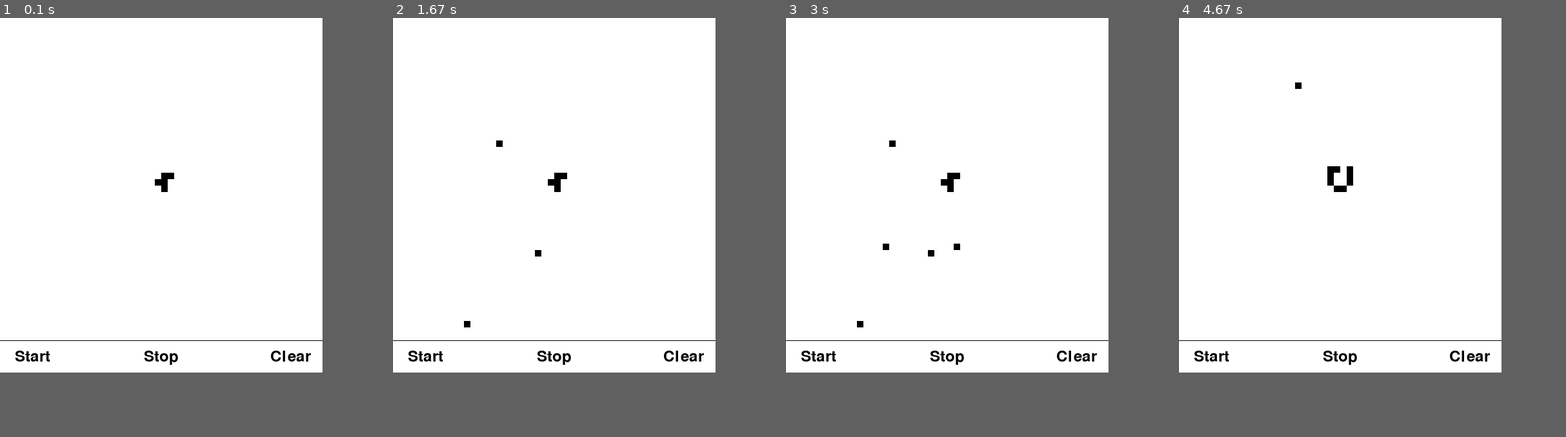
Above: before the commit, frames 1-4 (left to right).
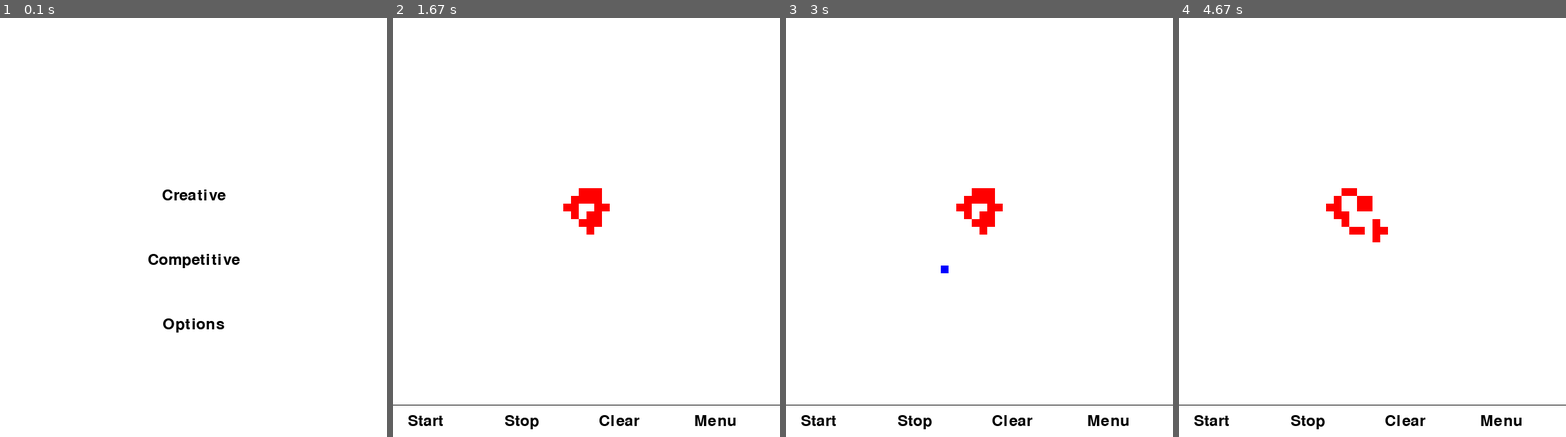
Above: after the commit, the same moments.

Repository: merdey/Daily-Git
Game: pygame game, started from Pygame/game of life.py
Same seed, same stepped clock (60 frames per second), same inputs: the game is played once before the commit and once after it.
Inputs (mouse positions are in pixels of both pictures, inside the frame that each line leads up to):
- Up to frame 1 (0.1 s): no input
- Up to frame 2 (1.67 s): press the mouse at (586, 193) at 0.37 s; move the mouse to (524, 261) at 0.47 s; release the mouse at (466, 323) at 0.6 s; press the mouse at (423, 420) at 0.7 s; move the mouse to (478, 336) at 0.8 s; release the mouse at (536, 256) at 0.93 s; click (497, 143) at 1.2 s; press the mouse at (520, 420) at 1.5 s; move the mouse to (540, 336) at 1.6 s
- Up to frame 3 (3 s): release the mouse at (956, 248) at 1.73 s; press the mouse at (1107, 420) at 1.9 s; move the mouse to (994, 332) at 2 s; release the mouse at (886, 244) at 2.13 s; press the mouse at (979, 261) at 2.3 s; move the mouse to (933, 323) at 2.4 s; release the mouse at (886, 386) at 2.53 s; right-click (940, 265) at 2.8 s
- Up to frame 4 (4.67 s): click "Start" at 3.2 s; press the mouse at (1500, 420) at 3.5 s; move the mouse to (1426, 386) at 3.6 s; release the mouse at (1349, 357) at 3.73 s; press the mouse at (1372, 323) at 3.9 s; move the mouse to (1333, 202) at 4 s; release the mouse at (1298, 85) at 4.13 s; press the mouse at (1372, 193) at 4.3 s; move the mouse to (1349, 181) at 4.4 s; release the mouse at (1329, 168) at 4.53 s
In our replay, the window is 500x550 before the commit and 600x650 after it. These sizes can differ from the game's own. Grey fills any space a smaller window leaves; there, only what the larger window draws over its background counts as a difference.

The runs differ from the first frame. In frame 1, 1.4% of the frame differs, in the area x 0-84%, y 36-83%; in frame 2, 2.1%; in frame 3, 2.2%, in the area x 0-100%, y 29-99%; in frame 4, 2.2%.

Commit message:
Added simple menu screen

Diff:
--- a/Pygame/game of life.py
+++ b/Pygame/game of life.py
@@ -5,8 +5,8 @@
 
 #game settings
 FPS = 10
-WINDOW_WIDTH = 500
-WINDOW_HEIGHT = 550
+WINDOW_WIDTH = 600
+WINDOW_HEIGHT = 650
 BUTTON_BAR_HEIGHT = 50
 GRID_WIDTH = WINDOW_WIDTH
 GRID_HEIGHT = WINDOW_HEIGHT - BUTTON_BAR_HEIGHT
@@ -20,7 +20,11 @@
 #colors (R, G, B)
 BLACK = (0, 0, 0)
 WHITE = (255, 255, 255)
-
+RED = (255, 0, 0)
+BLUE = (0, 0, 255)
+
+PLAYER1_COLOR = RED
+PLAYER2_COLOR = BLUE
 TEXT_COLOR = BLACK
 
 FPSCLOCK = pygame.time.Clock()
@@ -28,7 +32,7 @@
 DISPLAY_SURFACE = pygame.display.set_mode((WINDOW_WIDTH, WINDOW_HEIGHT))
 pygame.display.set_caption("Conway's Game of Life")
 
-
+mode = 'competitive'
 status = 'stopped'
 grid = []
 for i in range(GRID_ROWS):
@@ -36,23 +40,29 @@
     for j in range(GRID_COLS):
         grid[i].append(0)
 
-def main():
+def gameLoop():
     buttons = []
     start_button = Button(50, GRID_HEIGHT + 25, 100, 100, "Start", start)
     buttons.append(start_button)
-    stop_button = Button(250, GRID_HEIGHT + 25, 100, 100, "Stop", stop)
+    stop_button = Button(200, GRID_HEIGHT + 25, 100, 100, "Stop", stop)
     buttons.append(stop_button)
-    clear_button = Button(450, GRID_HEIGHT + 25, 100, 100, "Clear", clear)
+    clear_button = Button(350, GRID_HEIGHT + 25, 100, 100, "Clear", clear)
     buttons.append(clear_button)
-
-    spawnRPentomino(25, 25)
+    menu_button = Button(500, GRID_HEIGHT + 25, 100, 100, "Menu", menuScreen)
+    buttons.append(menu_button)
+
+    if mode == 'creative':
+        spawnRPentomino(25, 25)
     while True:
         for event in pygame.event.get():
-            if event.type == pygame.MOUSEBUTTONUP:
+            if event.type == pygame.MOUSEBUTTONDOWN:
                 pos = pygame.mouse.get_pos()
                 cell = determineCellClick(pos[0], pos[1])
                 if cell:
-                    cellToggle(cell[0], cell[1])
+                    player = 'player1'
+                    if event.button == 3 and mode == 'competitive':
+                        player = 'player2'
+                    cellToggle(cell[0], cell[1], player)
                 else:
                     for button in buttons:
                         if button.hitbox().collidepoint(pos):
@@ -74,11 +84,43 @@
         pygame.display.update()
         FPSCLOCK.tick(FPS)
 
+def menuScreen():
+    buttons = []
+    #still looking for a better way to not repeat myself with newCreative() and newCompetitive()
+    creative_button = Button(300, GRID_HEIGHT - 325, 100, 100, "Creative", newCreativeGame)
+    buttons.append(creative_button)
+    competitive_button = Button(300, GRID_HEIGHT - 225, 100, 100, "Competitive", newCompetitiveGame)
+    buttons.append(competitive_button)
+    options_button = Button(300, GRID_HEIGHT - 125, 100, 100, "Options", optionsMenu)
+    buttons.append(options_button)
+
+    while True:
+        for event in pygame.event.get():
+            if event.type == pygame.MOUSEBUTTONDOWN:
+                pos = pygame.mouse.get_pos()
+                for button in buttons:
+                    if button.hitbox().collidepoint(pos):
+                        button.clicked()
+            if event.type == QUIT:
+                pygame.quit()
+                sys.exit()
+
+        DISPLAY_SURFACE.fill(WHITE)
+
+        for button in buttons:
+            button.draw()
+
+        pygame.display.update()
+        FPSCLOCK.tick(FPS)
+
 def drawTile(x, y):
     if grid[y][x]:
+        if grid[y][x] == 1:
+            color = PLAYER1_COLOR
+        else:
+            color = PLAYER2_COLOR
         top_left = [x * BLOCK_WIDTH, y  * BLOCK_HEIGHT]
         rect = (top_left[0], top_left[1], BLOCK_WIDTH, BLOCK_HEIGHT)
-        color = BLACK
         pygame.draw.rect(DISPLAY_SURFACE, color, rect)
 
 def drawGrid():
@@ -98,8 +140,8 @@
 
     for y in range(len(grid) - 2):
         for x in range(len(grid[y]) - 2):
-            change = updateTileStatus(x + 1, y + 1)
-            new_grid[change[1]][change[0]] = change[2]
+            tileUpdate = updateTileStatus(x + 1, y + 1)
+            new_grid[tileUpdate[1]][tileUpdate[0]] = tileUpdate[2]
 
     grid = new_grid
 
@@ -107,14 +149,25 @@
 def updateTileStatus(x, y):
     global grid
 
+    player1_cells = 0
+    player2_cells = 0
     live_neighbors = 0
     adjacentCells = getAdjacentCells(x, y)
     for cell in adjacentCells:
         if cell == 1:
+            player1_cells += 1
             live_neighbors += 1
-
-    if live_neighbors == 3 or (live_neighbors == 2 and grid[y][x] == 1):
-        return (x, y, 1)
+        if cell == 2:
+            player2_cells += 1
+            live_neighbors += 1
+
+    if live_neighbors == 3 or (live_neighbors == 2 and grid[y][x]):
+        if player1_cells > player2_cells:
+            return (x, y, 1)
+        elif player2_cells > player1_cells:
+            return (x, y, 2)
+        else: #player1_cells == player2_cells
+            return (x, y, 0)
     else:
         return (x, y, 0)
 
@@ -132,6 +185,54 @@
 
     return neighbors
 
+def determineCellClick(mouseX, mouseY):
+    #check if mouse on grid and return cell coords if so
+    if (0 <= mouseX and mouseX <= GRID_WIDTH) and (0 <= mouseY and mouseY <= GRID_HEIGHT):
+        return [int(mouseX / BLOCK_WIDTH), int(mouseY / BLOCK_HEIGHT)]
+    else:
+        return False
+
+def cellToggle(x, y, player):
+    #player clicked on cell, toggle on/off
+    global grid
+    if grid[y][x]:
+        grid[y][x] = 0
+    else:
+        if player == 'player1':
+            grid[y][x] = 1
+        if player == 'player2':
+            grid[y][x] = 2
+
+def spawnRPentomino(x, y):
+    global grid
+
+    grid[y][x - 1] = 1
+    grid[y - 1][x] = 1
+    grid[y][x] = 1
+    grid[y + 1][x] = 1
+    grid[y - 1][x + 1] = 1
+
+class Button:
+    def __init__(self, x, y, width, height, text, action):
+        self.rect = (x, y, width, height)
+        self.text = text
+        self.action = action
+
+        self.fontObj = pygame.font.Font('freesansbold.ttf', 24)
+        self.textSurfaceObj = self.fontObj.render(self.text, True, TEXT_COLOR)
+        self.textRectObj = self.textSurfaceObj.get_rect()
+        self.textRectObj.center = (x, y)
+
+    def hitbox(self):
+        return self.textRectObj
+
+    def clicked(self):
+        self.action()
+
+    def draw(self):
+        DISPLAY_SURFACE.blit(self.textSurfaceObj, self.textRectObj)
+
+#Button Functions
 def start():
     global status
     status = 'running'
@@ -148,50 +249,18 @@
         for x in range(len(grid[y])):
             grid[y][x] = 0
 
-def determineCellClick(mouseX, mouseY):
-    #check if mouse on grid and return cell coords if so
-    if (0 <= mouseX and mouseX <= GRID_WIDTH) and (0 <= mouseY and mouseY <= GRID_HEIGHT):
-        return [int(mouseX / BLOCK_WIDTH), int(mouseY / BLOCK_HEIGHT)]
-    else:
-        return False
-
-def cellToggle(x, y):
-    #player clicked on cell, toggle on/off
-    global grid
-    if grid[y][x]:
-        grid[y][x] = 0
-    else:
-        grid[y][x] = 1
-
-def spawnRPentomino(x, y):
-    global grid
-
-    grid[y][x - 1] = 1
-    grid[y - 1][x] = 1
-    grid[y][x] = 1
-    grid[y + 1][x] = 1
-    grid[y - 1][x + 1] = 1
-
-class Button:
-    def __init__(self, x, y, width, height, text, action):
-        self.rect = (x, y, width, height)
-        self.text = text
-        self.action = action
-
-        self.fontObj = pygame.font.Font('freesansbold.ttf', 24)
-        self.textSurfaceObj = self.fontObj.render(self.text, True, TEXT_COLOR)
-        self.textRectObj = self.textSurfaceObj.get_rect()
-        self.textRectObj.center = (x, y)
-
-    def hitbox(self):
-        return self.textRectObj
-
-    def clicked(self):
-        self.action()
-
-    def draw(self):
-        DISPLAY_SURFACE.blit(self.textSurfaceObj, self.textRectObj)
-
+def newCreativeGame():
+    global mode
+    mode = 'creative'
+    gameLoop()
+
+def newCompetitiveGame():
+    global mode
+    mode = 'competitive'
+    gameLoop()
+
+def optionsMenu():
+    print('not implemented')
 
 if __name__ == '__main__':
-    main()
+    menuScreen()
